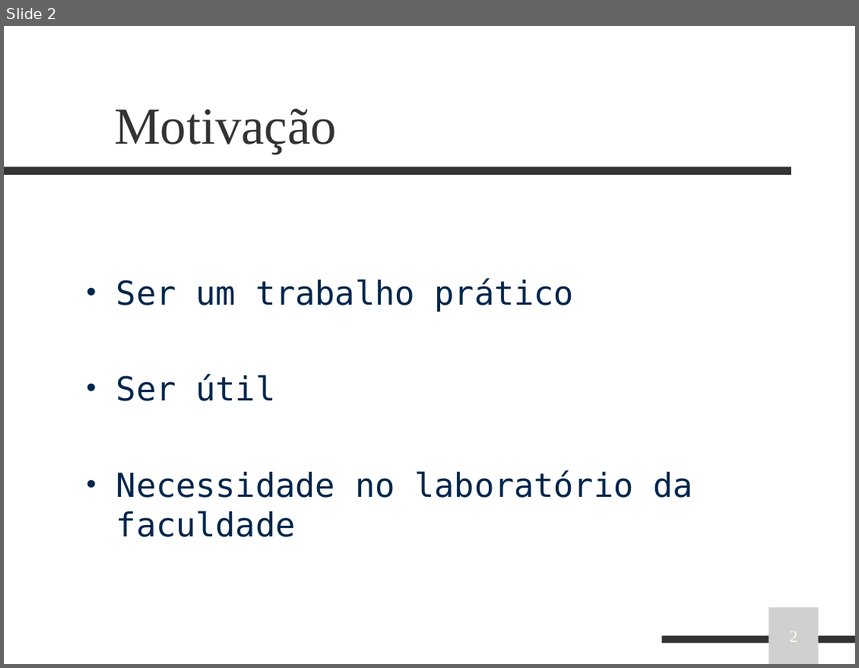
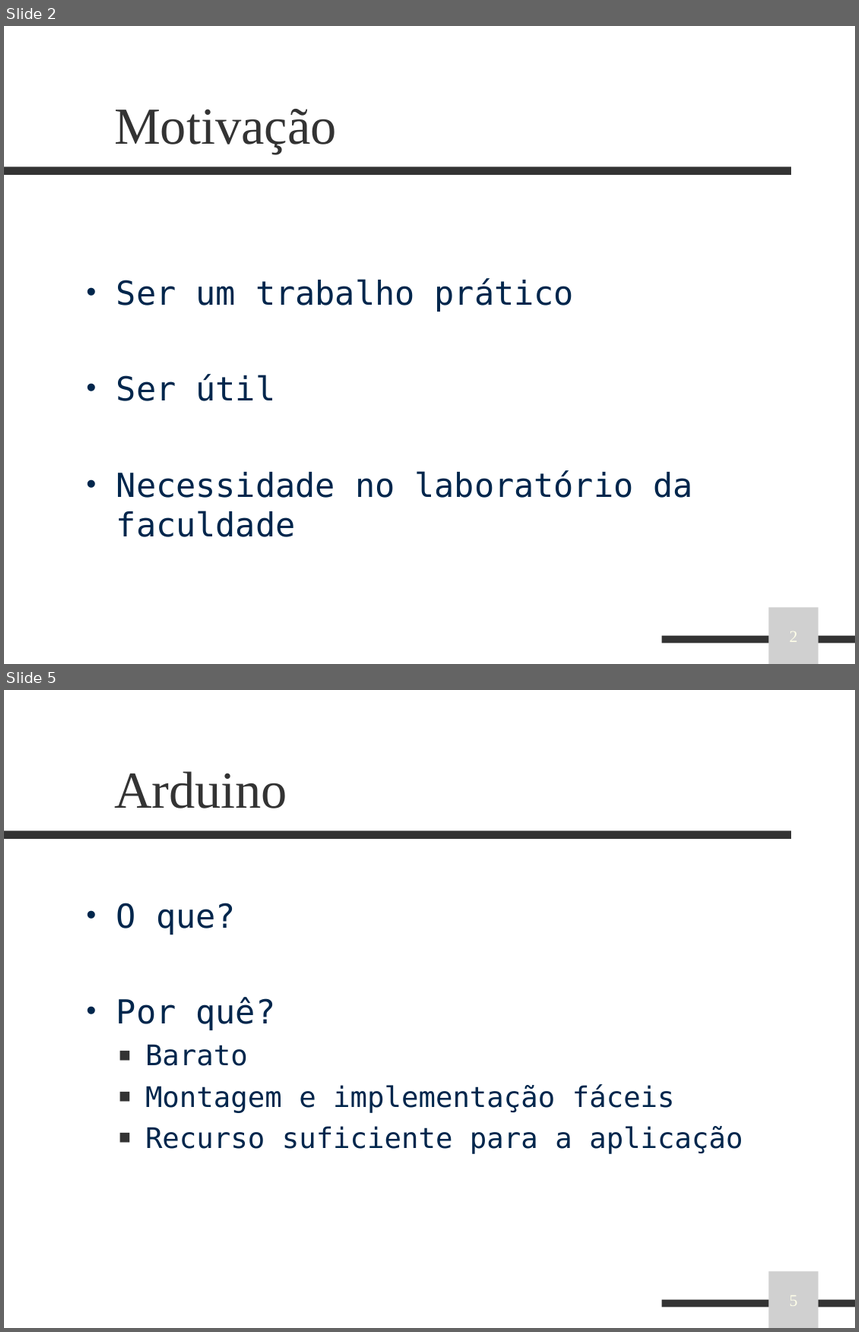
Before and after one commit to rennancockles/RealTimeMonitor, a slide deck: docs/apresentacao.ppt. Shown one above the other, each under a label of ours: slide 2 before the commit, slides 2 and 5 after it; the slides between them are not shown. The pictures are 859x668 and 859x1332 pixels, drawn with LibreOffice and Linux fonts; fonts in the diff are those of the drawing; grey boxes stand for pictures; background and template pictures are left out. Boxes give left, top, right and bottom in pixels: in the first picture for what was removed or moved away, otherwise in the second. Text is boxed around its words. In the diff, an @@ line names an element or a change of style, - is before the commit and + after.

```diff
--- a/docs/apresentacao.ppt
+++ b/docs/apresentacao.ppt
@@ slide 5 added at <box>4,690,855,1328</box>, background picture (left out); not listed: 2 template elements that a slide beside it also shows @@
@@ title added at <box>114,771,287,809</box>, 44 pt, text #333333 @@
+Arduino
@@ text added at <box>116,903,743,1154</box>, 24 pt, text #00264C @@
+• O que?
+• Por quê?
+  ■ Barato
+  ■ Montagem e implementação fáceis
+  ■ Recurso suficiente para a aplicação
@@ picture added at <box>769,1271,819,1328</box>, 14 pt, text #FFFFE9 @@
+5
```
Also in this commit, not shown: 19 other slides added, 16 slides removed, 1 other file.
